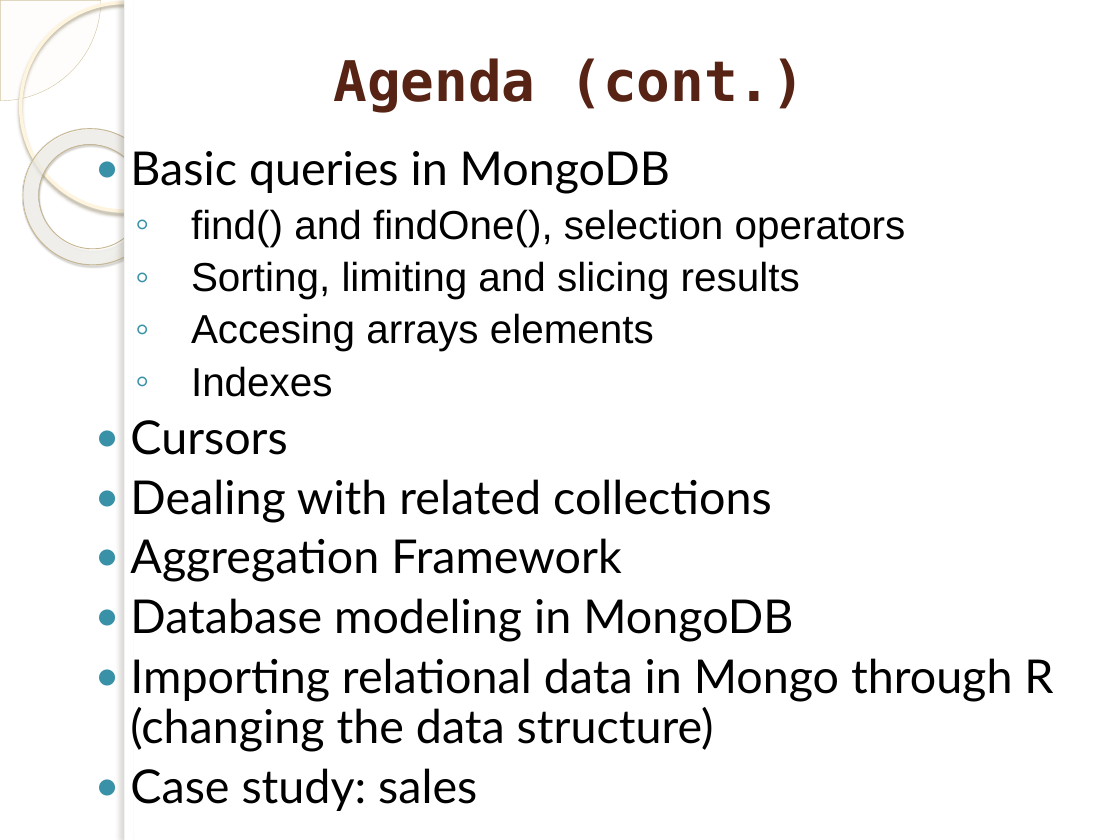
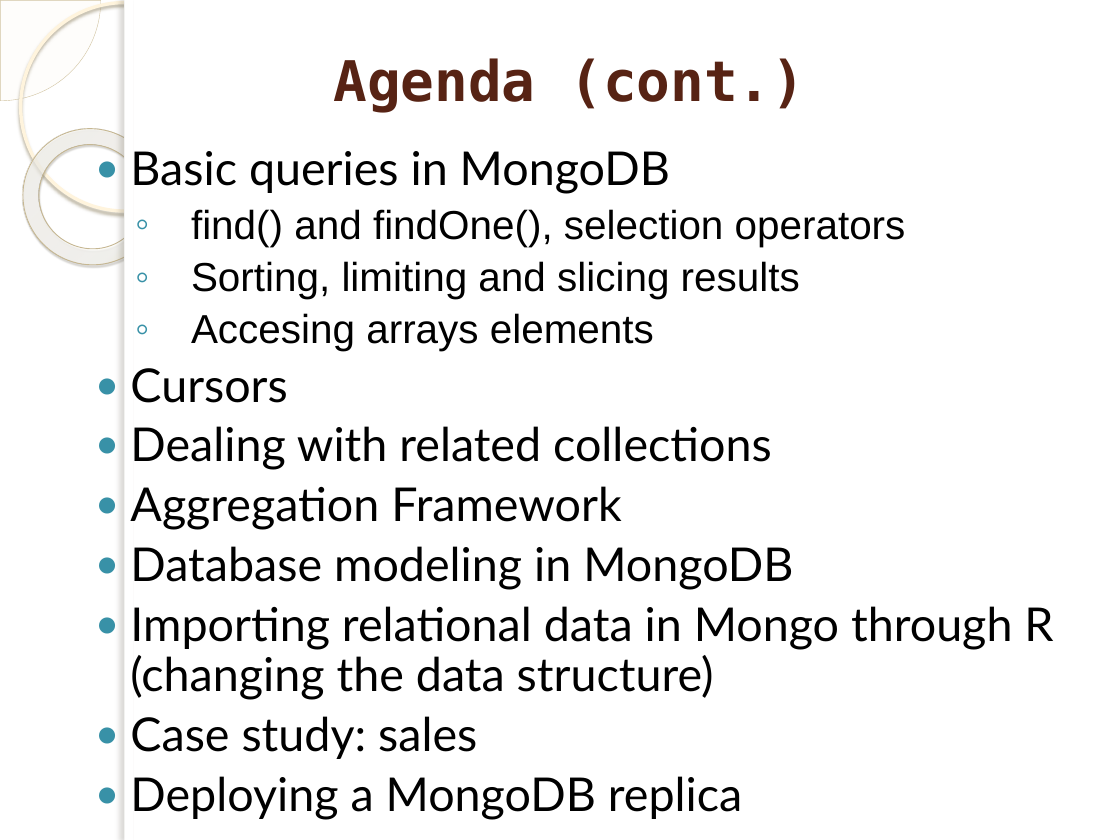
Before and after one commit to marinfotache/Polyglot-Persistence-and-Big-Data, a slide deck: slide 3 of 01 Document Databases. MongoDB/01 Document_DB__MongoDB.pptx. Drawn at 1120x840 pixels with LibreOffice and Linux fonts; fonts in the diff are those of the drawing; background and template pictures are left out. Boxes give left, top, right and bottom in pixels: in the first picture for what was removed or moved away, otherwise in the second. Text is boxed around its words. In the diff, an @@ line names an element or a change of style, - is before the commit and + after.

```diff
--- a/01 Document Databases. MongoDB/01 Document_DB__MongoDB.pptx
+++ b/01 Document Databases. MongoDB/01 Document_DB__MongoDB.pptx
@@ text at (191,366,333,397): paragraph removed @@
-  ◦ Indexes
@@ text at (130,776,742,820): paragraph added @@
+● Deploying a MongoDB replica
```
Also in this commit, not shown: 2 other slides changed, 1 other file.
